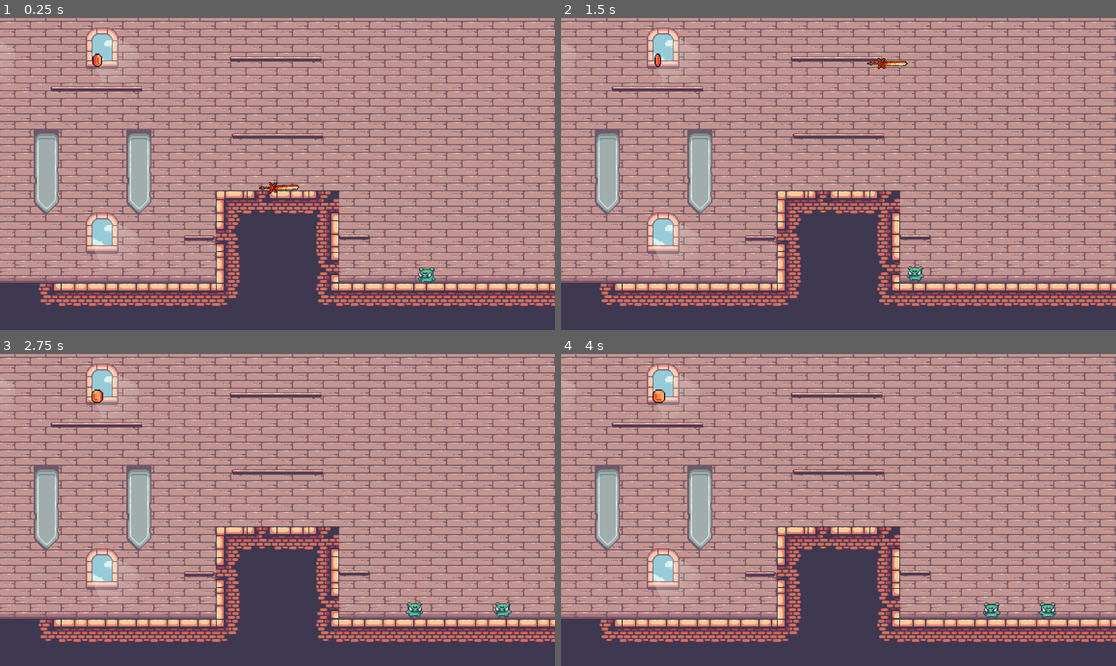
Above: before the commit, frames 1-4 (two rows, left to right).
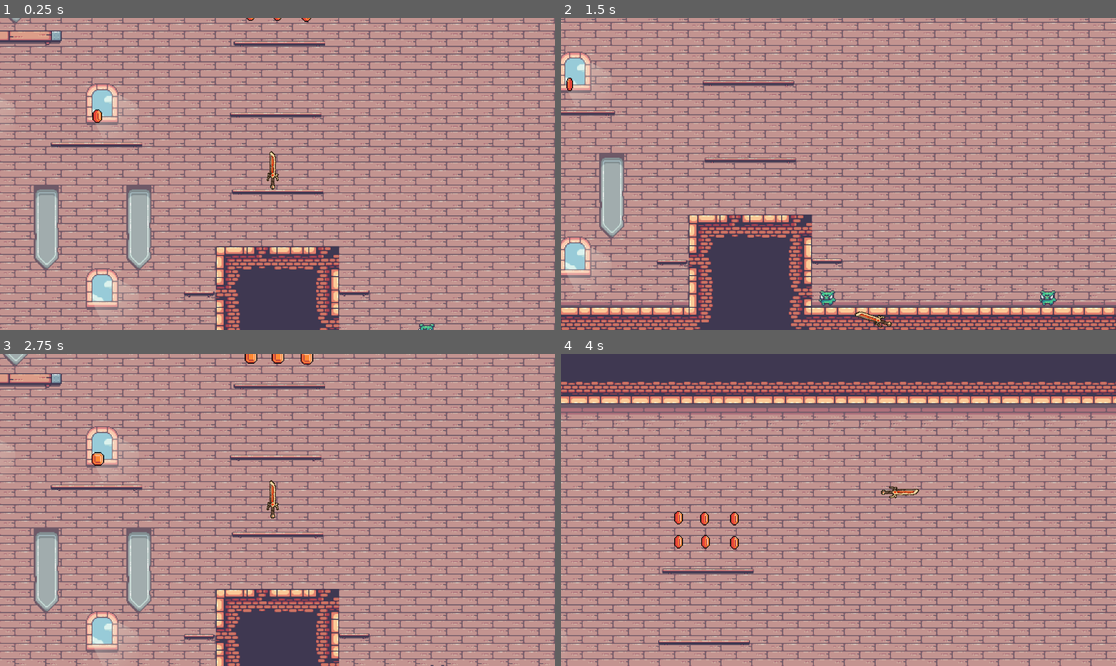
Above: after the commit, the same moments.

Repository: DonTangen/KnifeFight
Game: Godot game, scene res://scenes/game.tscn
Two runs of this game, one before a commit and one after it. Both use one fixed random seed, a clock stepped at 60 frames per second and the inputs below.
Inputs (mouse positions are in pixels of both pictures, inside the frame that each line leads up to):
- Up to frame 1 (0.25 s): no input
- Up to frame 2 (1.5 s): move the mouse to (960, 158) at 0.52 s; hold Right mouse button (lunge) 0.53-1.28 s; hold D (move_right) from 0.53 s (still down); click (960, 158) at 0.6 s; tap Space (jump) at 0.77, 1.07 s; move the mouse to (727, 189) at 1.27 s; right-click (727, 189) at 1.35 s
- Up to frame 3 (2.75 s): tap Space (jump) at 1.52, 1.55, 1.82, 2.1 s; move the mouse to (333, 441) at 2.02 s; release D (move_right) at 2.03 s; hold A (move_left) from 2.03 s (still down); click (333, 441) at 2.3 s
- Up to frame 4 (4 s): move the mouse to (810, 572) at 2.77 s; release A (move_left) at 2.78 s; hold D (move_right) from 2.78 s (still down); click (810, 572) at 2.85 s; tap Space (jump) at 3.02, 3.32, 3.77, 3.8 s; right-click (810, 572) at 3.05 s; move the mouse to (1005, 556) at 3.52 s; hold Right mouse button (lunge) from 3.53 s (still down)

The runs differ from the first frame. In frame 1, 57% of the frame differs, in the area x 0-100%, y 0-100%; in frame 2, 55%; in frame 3, 50%; in frame 4, 67%.

Commit message:
chore: adjusted character physics with added attacks

Diff:
--- a/scenes/game.tscn
+++ b/scenes/game.tscn
@@ -2,7 +2,7 @@
 
 [ext_resource type="Texture2D" uid="uid://cordc2owd3p8y" path="res://assets/Sprites/14-TileSets/Terrain (32x32).png" id="2_567as"]
 [ext_resource type="Texture2D" uid="uid://dxclxjclegx28" path="res://assets/Sprites/14-TileSets/Decorations (32x32).png" id="2_svggb"]
-[ext_resource type="PackedScene" uid="uid://f3prme8ugx45" path="res://scenes/sword_playerv_2.tscn" id="3_uok37"]
+[ext_resource type="PackedScene" uid="uid://bwjlqx13ye2sy" path="res://scenes/sword_player.tscn" id="3_pxbj5"]
 [ext_resource type="PackedScene" uid="uid://5x6uiackw4fa" path="res://scenes/coin.tscn" id="5_2rjnq"]
 [ext_resource type="PackedScene" uid="uid://upe0adekrunx" path="res://scenes/killzone.tscn" id="6_chwyg"]
 [ext_resource type="PackedScene" uid="uid://brodjchsu5qsm" path="res://scenes/one_way_platform_big.tscn" id="6_l7m1g"]
@@ -230,6 +230,22 @@
 
 [sub_resource type="WorldBoundaryShape2D" id="WorldBoundaryShape2D_118ed"]
 
+[sub_resource type="Animation" id="Animation_ax33b"]
+length = 2.0
+loop_mode = 2
+tracks/0/type = "value"
+tracks/0/imported = false
+tracks/0/enabled = true
+tracks/0/path = NodePath("OneWayPlatforms/OneWayPlatformSmall3:position")
+tracks/0/interp = 1
+tracks/0/loop_wrap = true
+tracks/0/keys = {
+"times": PackedFloat32Array(0, 2),
+"transitions": PackedFloat32Array(1, 1),
+"update": 0,
+"values": [Vector2(-176, -137), Vector2(91, -137)]
+}
+
 [sub_resource type="Animation" id="Animation_k2lys"]
 resource_name = "move"
 length = 2.0
@@ -247,22 +263,6 @@
 "values": [Vector2(-175, -137), Vector2(82, -137)]
 }
 
-[sub_resource type="Animation" id="Animation_ax33b"]
-length = 2.0
-loop_mode = 2
-tracks/0/type = "value"
-tracks/0/imported = false
-tracks/0/enabled = true
-tracks/0/path = NodePath("OneWayPlatforms/OneWayPlatformSmall3:position")
-tracks/0/interp = 1
-tracks/0/loop_wrap = true
-tracks/0/keys = {
-"times": PackedFloat32Array(0, 2),
-"transitions": PackedFloat32Array(1, 1),
-"update": 0,
-"values": [Vector2(-176, -137), Vector2(91, -137)]
-}
-
 [sub_resource type="AnimationLibrary" id="AnimationLibrary_v3ktw"]
 _data = {
 "RESET": SubResource("Animation_ax33b"),
@@ -285,10 +285,11 @@
 tile_map_data = PackedByteArray("AAADAP3/AAABAAEAAAADAP7/AAABAAIAAAADAP//AAABAAQAAAAGAP3/AAABAAEAAAAGAP7/AAABAAIAAAAGAP …(432 unchanged characters)…
 tile_set = SubResource("TileSet_l4nga")
 
-[node name="SwordPlayerv2" parent="." instance=ExtResource("3_uok37")]
-position = Vector2(353, -49)
-
-[node name="Camera2D" type="Camera2D" parent="SwordPlayerv2"]
+[node name="SwordPlayer" parent="." instance=ExtResource("3_pxbj5")]
+position = Vector2(348, -110)
+
+[node name="Camera2D" type="Camera2D" parent="SwordPlayer"]
+position = Vector2(5, -4)
 zoom = Vector2(2, 2)
 limit_bottom = 270
 limit_smoothed = true
--- a/scenes/player.tscn
+++ b/scenes/player.tscn
@@ -20,5 +20,4 @@
 [node name="CollisionShape2D" type="CollisionShape2D" parent="."]
 position = Vector2(16, -16)
 rotation = 0.785398
-scale = Vector2(1, 1)
 shape = SubResource("CapsuleShape2D_qhb62")
--- /dev/null
+++ b/scenes/player_kill.tscn
@@ -0,0 +1,8 @@
+[gd_scene load_steps=2 format=3 uid="uid://f0lnreii1fw1"]
+
+[ext_resource type="Script" path="res://scripts/player_kill.gd" id="1_3xq8v"]
+
+[node name="PlayerKill" type="Area2D"]
+script = ExtResource("1_3xq8v")
+
+[connection signal="body_entered" from="." to="." method="_on_body_entered"]
--- a/scenes/sword_player.tscn
+++ b/scenes/sword_player.tscn
@@ -1,29 +1,87 @@
-[gd_scene load_steps=4 format=3 uid="uid://bwjlqx13ye2sy"]
+[gd_scene load_steps=6 format=3 uid="uid://bwjlqx13ye2sy"]
 
-[ext_resource type="Script" path="res://sword_player.gd" id="1_s38h3"]
+[ext_resource type="Script" path="res://scripts/sword_player.gd" id="1_s38h3"]
 [ext_resource type="Texture2D" uid="uid://bdb31i5bhluqj" path="res://assets/32 Free Weapon Icons/Icons/Iicon_32_22.png" id="2_trqaa"]
+[ext_resource type="PackedScene" uid="uid://f0lnreii1fw1" path="res://scenes/player_kill.tscn" id="3_xbclv"]
+
+[sub_resource type="PhysicsMaterial" id="PhysicsMaterial_083kb"]
+friction = 0.25
 
 [sub_resource type="CapsuleShape2D" id="CapsuleShape2D_tfob8"]
-radius = 2.82843
+radius = 5.0
 height = 39.598
 
 [node name="SwordPlayer" type="RigidBody2D"]
 z_index = 5
 collision_layer = 2
+mass = 1.5
+physics_material_override = SubResource("PhysicsMaterial_083kb")
 center_of_mass_mode = 1
-center_of_mass = Vector2(-8, -9)
-angular_velocity = 0.174533
+center_of_mass = Vector2(0, -10)
 script = ExtResource("1_s38h3")
 
 [node name="Sprite2D" type="Sprite2D" parent="."]
+rotation = -0.785398
 texture = ExtResource("2_trqaa")
 centered = false
-offset = Vector2(-9, -24)
+offset = Vector2(-6, -27)
 
 [node name="CollisionShape2D" type="CollisionShape2D" parent="."]
-position = Vector2(8, -8)
-rotation = 0.785398
-scale = Vector2(1, 1)
+position = Vector2(0, -15)
 shape = SubResource("CapsuleShape2D_tfob8")
 
+[node name="PlayerKill" parent="." instance=ExtResource("3_xbclv")]
+
+[node name="CollisionShape2Dwide" type="CollisionShape2D" parent="PlayerKill"]
+position = Vector2(0, -15)
+shape = SubResource("CapsuleShape2D_tfob8")
+
+[node name="RayCasts" type="Node2D" parent="."]
+
+[node name="RayCast2D" type="RayCast2D" parent="RayCasts"]
+position = Vector2(0, -32)
+rotation = -0.702915
+target_position = Vector2(4, 4)
+
+[node name="RayCast2D2" type="RayCast2D" parent="RayCasts"]
+position = Vector2(0, -32)
+rotation = -0.702915
+target_position = Vector2(4, -5)
+
+[node name="RayCast2D3" type="RayCast2D" parent="RayCasts"]
+position = Vector2(0, -32)
+rotation = -0.702915
+target_position = Vector2(-5, -4)
+
+[node name="RayCast2D4" type="RayCast2D" parent="RayCasts"]
+position = Vector2(-1, 1)
+rotation = 2.43575
+target_position = Vector2(4, 4)
+
+[node name="RayCast2D5" type="RayCast2D" parent="RayCasts"]
+position = Vector2(0, 1)
+rotation = 2.48394
+target_position = Vector2(4, -5)
+
+[node name="RayCast2D6" type="RayCast2D" parent="RayCasts"]
+position = Vector2(0, 1)
+rotation = 2.43575
+target_position = Vector2(-5, -4)
+
+[node name="RayCast2D7" type="RayCast2D" parent="RayCasts"]
+position = Vector2(0, -27)
+rotation = 2.43575
+target_position = Vector2(-5, -4)
+
+[node name="RayCast2D8" type="RayCast2D" parent="RayCasts"]
+position = Vector2(9.53674e-07, -21)
+rotation = 2.43575
+target_position = Vector2(-5, -4)
+
+[node name="RayCast2D9" type="RayCast2D" parent="RayCasts"]
+position = Vector2(9.53674e-07, -16)
+rotation = 2.43575
+target_position = Vector2(-5, -4)
+
 [connection signal="body_entered" from="." to="." method="_on_body_entered"]
+[connection signal="body_entered" from="PlayerKill" to="." method="_on_player_kill_body_entered"]
--- a/scenes/sword_playerv_2.gd
+++ /dev/null
@@ -1,45 +0,0 @@
-extends Node2D
-
-
-const speed = 200.0
-const JUMP_VELOCITY = -350.0
-const rotation_speed = 400
-const attack_rotation = 120
-
-@onready var rb: RigidBody2D = $RigidBody2D
-@onready var sprite: Sprite2D = $RigidBody2D/Sprite2D
-@onready var collision_shape: CollisionShape2D = $RigidBody2D/CollisionShape2D
-
-func _physics_process(delta: float) -> void:
-
-	# Get the input direction and handle the movement/deceleration.
-	var direction := Input.get_action_strength("move_right") - Input.get_action_strength("move_left")
-	var velocity = Vector2(direction, 0) * speed
-
-	# Add the gravity.
-	velocity += rb.get_gravity() * delta
-
-	# Fail-safe check for on death collision logic
-	if is_instance_valid(collision_shape):
-		# Rotation
-		if Input.is_action_pressed("rotate_left"):
-			self.rotation_degrees += rotation_speed * delta
-			#collision_shape.rotation_degrees += rotation_speed * delta
-		if Input.is_action_pressed("rotate_right"):
-			self.rotation_degrees -= rotation_speed * delta
-			#collision_shape.rotation_degrees -= rotation_speed * delta
-		# Handle jump.
-		if Input.is_action_just_pressed("jump"):
-			rb.apply_central_impulse(Vector2(0, JUMP_VELOCITY))
-		# Sword Swing
-		if Input.is_action_just_pressed("attack-deflect"):
-			self.rotation_degrees += attack_rotation + (rotation_speed/40.0 * delta)
-			#collision_shape.rotation_degrees += attack_rotation + (rotation_speed/40.0 * delta)
-		# Apply movement
-		if direction:
-			rb.apply_force(velocity, Vector2(0,0))
-		else:
-			rb.apply_force(-velocity, Vector2(0,0))
-
-	if not is_instance_valid(collision_shape):
-		rb.apply_force(-velocity, Vector2(0,0))
--- a/scenes/sword_playerv_2.tscn
+++ /dev/null
@@ -1,22 +0,0 @@
-[gd_scene load_steps=4 format=3 uid="uid://f3prme8ugx45"]
-
-[ext_resource type="Script" path="res://scenes/sword_playerv_2.gd" id="1_5xkqn"]
-[ext_resource type="Texture2D" uid="uid://q8b2yr8arsni" path="res://assets/32 Free Weapon Icons/Icons/Iicon_32_21.png" id="2_w704v"]
-
-[sub_resource type="CapsuleShape2D" id="CapsuleShape2D_paen2"]
-radius = 2.82843
-height = 42.4264
-
-[node name="SwordPlayerv2" type="Node2D"]
-script = ExtResource("1_5xkqn")
-
-[node name="RigidBody2D" type="RigidBody2D" parent="."]
-z_index = 5
-collision_layer = 2
-
-[node name="Sprite2D" type="Sprite2D" parent="RigidBody2D"]
-texture = ExtResource("2_w704v")
-
-[node name="CollisionShape2D" type="CollisionShape2D" parent="RigidBody2D"]
-rotation = 0.785398
-shape = SubResource("CapsuleShape2D_paen2")
--- /dev/null
+++ b/scripts/player_kill.gd
@@ -0,0 +1,5 @@
+extends Area2D
+
+
+func _on_body_entered(_body: Node2D) -> void:
+	pass
--- /dev/null
+++ b/scripts/sword_player.gd
@@ -0,0 +1,119 @@
+extends RigidBody2D
+
+
+const speed = 500.0
+const JUMP_VELOCITY = -650.0
+const rotation_speed = 4
+const attack_rotation = 120
+const launch = 100
+var n = 0
+var power = 0
+
+@onready var rb: RigidBody2D = $"."
+@onready var sprite: Sprite2D = $Sprite2D
+@onready var collision_shape: CollisionShape2D = $CollisionShape2D
+@onready var ray_cast: RayCast2D = $RayCasts/RayCast2D
+@onready var ray_cast_2: RayCast2D = $RayCasts/RayCast2D2
+@onready var ray_cast_3: RayCast2D = $RayCasts/RayCast2D3
+@onready var ray_cast_4: RayCast2D = $RayCasts/RayCast2D4
+@onready var ray_cast_5: RayCast2D = $RayCasts/RayCast2D5
+@onready var ray_cast_6: RayCast2D = $RayCasts/RayCast2D6
+@onready var camera: Camera2D = $Camera2D
+@onready var ray_cast_7: RayCast2D = $RayCasts/RayCast2D7
+@onready var ray_cast_8: RayCast2D = $RayCasts/RayCast2D8
+@onready var ray_cast_9: RayCast2D = $RayCasts/RayCast2D9
+@onready var pig: Node2D = $"."
+
+func _integrate_forces(_state: PhysicsDirectBodyState2D) -> void:
+
+	# Get the input direction and handle the movement/deceleration.
+	var direction := Input.get_action_strength("move_right") - Input.get_action_strength("move_left")
+	var velocity = Vector2(direction, 0) * speed
+	var mouse_pos = get_global_mouse_position()
+
+	match n:
+		1:
+			if not (ray_cast.is_colliding() or ray_cast_2.is_colliding() or ray_cast_6.is_colliding()):
+				self.rotation_degrees += attack_rotation / 6.0
+			n = 2
+		2:
+			if not (ray_cast.is_colliding() or ray_cast_2.is_colliding() or ray_cast_6.is_colliding()):
+				self.rotation_degrees += attack_rotation / 6.0
+			n = 3
+		3:
+			if not (ray_cast.is_colliding() or ray_cast_2.is_colliding() or ray_cast_6.is_colliding()):
+				self.rotation_degrees += attack_rotation / 6.0
+			n = 4
+		4:
+			if not (ray_cast.is_colliding() or ray_cast_2.is_colliding() or ray_cast_6.is_colliding()):
+				self.rotation_degrees += attack_rotation / 6.0
+			n = 5
+		5:
+			if not (ray_cast.is_colliding() or ray_cast_2.is_colliding() or ray_cast_6.is_colliding()):
+				self.rotation_degrees += attack_rotation / 6.0
+			n = 6
+		6:
+			if not (ray_cast.is_colliding() or ray_cast_2.is_colliding() or ray_cast_6.is_colliding()):
+				self.rotation_degrees += attack_rotation / 6.0
+			n = 0
+
+	# Add the gravity.
+	#velocity += get_gravity()
+
+	# Fail-safe check for on death collision logic
+	if is_instance_valid(collision_shape):
+		# Rotation
+		if Input.is_action_pressed("rotate_left"):
+			if n == 0:
+				if not ray_cast.is_colliding():
+					self.rotation_degrees += rotation_speed
+					self.angular_velocity = 1
+		if Input.is_action_pressed("rotate_right"):
+			if n == 0:
+				if not ray_cast_3.is_colliding():
+					self.rotation_degrees -= rotation_speed
+					self.angular_velocity = 1
+		# Handle jump.
+		if Input.is_action_just_pressed("jump"):
+			if ray_cast.is_colliding() or ray_cast_2.is_colliding() or ray_cast_3.is_colliding() or ray_cast_4.is_colliding() or ray_cast_5.is_colliding() or ray_cast_6.is_colliding():
+				apply_central_impulse(Vector2(0, JUMP_VELOCITY))
+		# Sword Swing
+		if Input.is_action_just_pressed("attack-deflect"):
+			if n == 0:
+				if not (ray_cast.is_colliding() or ray_cast_2.is_colliding() or ray_cast_6.is_colliding()):
+					self.rotation_degrees += attack_rotation / 6.0
+					self.angular_velocity = 7
+					n = 1
+		# Lunging Attack
+		if Input.is_action_pressed("lunge"):
+			if ray_cast.is_colliding() or ray_cast_2.is_colliding() or ray_cast_3.is_colliding() or ray_cast_4.is_colliding() or ray_cast_5.is_colliding() or ray_cast_6.is_colliding():
+				look_at(mouse_pos)
+				self.rotation_degrees += 90
+				if power <= 7:
+					if mouse_pos.x > 0:
+						self.position.x -= 1
+					if mouse_pos.x < 0:
+						self.position.x += 1
+				power += 1
+				if power > 8:
+					power = 8
+		if Input.is_action_just_released("lunge"):
+			apply_central_impulse((Vector2(0, -power*2).rotated(self.rotation))*launch)
+			print(mouse_pos)
+			power = 0
+		# Apply movement
+		if direction:
+			self.apply_force(velocity, Vector2(0,0))
+		else:
+			self.apply_force(-velocity, Vector2(0,0))
+	#print(mouse_pos)
+
+	if not is_instance_valid(collision_shape):
+		self.apply_force(-velocity, Vector2(0,0))
+
+
+
+func _on_player_kill_body_entered(body: Node2D) -> void:
+	if Input.is_action_just_pressed("attack-deflect"):
+		if (ray_cast.is_colliding() or ray_cast_7.is_colliding() or ray_cast_8.is_colliding() or ray_cast_9.is_colliding()):
+			body.queue_free()
--- a/sword_player.gd
+++ /dev/null
@@ -1,45 +0,0 @@
-extends RigidBody2D
-
-
-const speed = 200.0
-const JUMP_VELOCITY = -350.0
-const rotation_speed = 400
-const attack_rotation = 120
-
-@onready var rb: RigidBody2D = $"."
-@onready var sprite: Sprite2D = $Sprite2D
-@onready var collision_shape: CollisionShape2D = $CollisionShape2D
-
-func _physics_process(delta: float) -> void:
-
-	# Get the input direction and handle the movement/deceleration.
-	var direction := Input.get_action_strength("move_right") - Input.get_action_strength("move_left")
-	var velocity = Vector2(direction, 0) * speed
-
-	# Add the gravity.
-	velocity += get_gravity() * delta
-
-	# Fail-safe check for on death collision logic
-	if is_instance_valid(collision_shape):
-		# Rotation
-		if Input.is_action_pressed("rotate_left"):
-			sprite.rotation_degrees += rotation_speed * delta
-			#collision_shape.rotation_degrees += rotation_speed * delta
-		if Input.is_action_pressed("rotate_right"):
-			sprite.rotation_degrees -= rotation_speed * delta
-			#collision_shape.rotation_degrees -= rotation_speed * delta
-		# Handle jump.
-		if Input.is_action_just_pressed("jump"):
-			apply_central_impulse(Vector2(0, JUMP_VELOCITY))
-		# Sword Swing
-		if Input.is_action_just_pressed("attack-deflect"):
-			sprite.rotation_degrees += attack_rotation + (rotation_speed/40.0 * delta)
-			#collision_shape.rotation_degrees += attack_rotation + (rotation_speed/40.0 * delta)
-		# Apply movement
-		if direction:
-			self.apply_force(velocity, Vector2(0,0))
-		else:
-			self.apply_force(-velocity, Vector2(0,0))
-
-	if not is_instance_valid(collision_shape):
-		self.apply_force(-velocity, Vector2(0,0))
Not shown, added: scenes/swo8CB4.tmp
